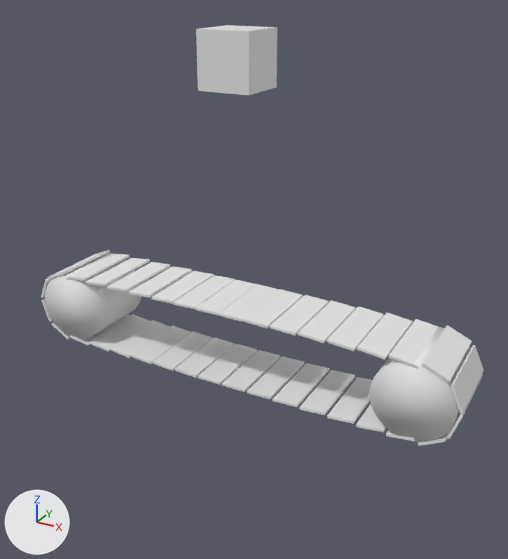
An edit to the glTF model models/Conveyer belt.glb, drawn before and after from the same camera.
Rendered twice from a 50 mm lens placed at (8.26, -14.26, 8.78), pointed at (0.44, -0.04, 1.67). Arrows for +X, +Y and +Z are at lower left; the lights stay in place. The older version comes first. Where no turn or scale is listed for an object, it has been applied to the vertices.

The older version as bpy lines, for what is in view:
```python
me_cube_006 = bpy.data.meshes.new('Cube.006')
me_cube_006.from_pydata(...)  # 8 vertices, 12 faces; spans x -0.34..0.34, y -1.0..1.0, z -0.07..0.07
me_cylinder = bpy.data.meshes.new('Cylinder')
me_cylinder.from_pydata(...)  # a 32-sided cylinder along y spanning x -0.99..0.99, y -0.99..0.99, z -0.99..0.99
me_cylinder_001 = bpy.data.meshes.new('Cylinder.001')
me_cylinder_001.from_pydata(...)  # a 32-sided cylinder along y spanning x -0.99..0.99, y -0.99..0.99, z -0.99..0.99
ob_cube_005 = bpy.data.objects.new('Cube.005', me_cube_006)
ob_cube_005.location = (-3.94, 0.0, 0.99)
ob_cylinder = bpy.data.objects.new('Cylinder', me_cylinder)
ob_cylinder.location = (4.95, 0.0, 0.0)
ob_cylinder_001 = bpy.data.objects.new('Cylinder.001', me_cylinder_001)
ob_cylinder_001.location = (-4.95, 0.0, 0.0)
# also in view: 'Cube.032' at (2.47, 0.0, 0.99); 'Cube.022' at (3.31, 0.0, -0.99); 'Cube' at (-0.37, 0.0, 1.0); 'Cube.004' at (-3.2, 0.0, 0.99); 'Cube.016' at (-1.1, 0.0, -1.0)
```
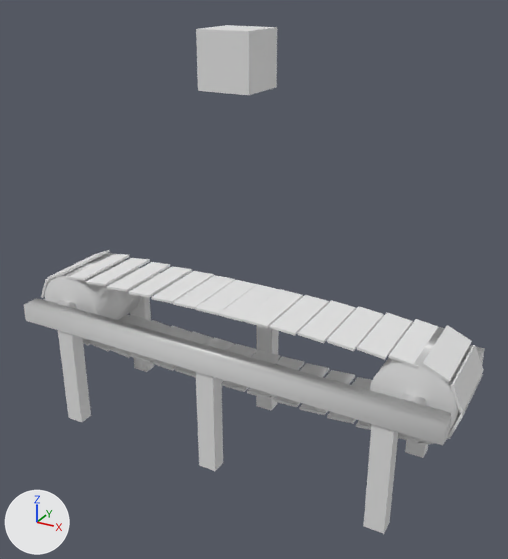
Location of each change, (x1, y1, x2, y2) in pixels of the pictures (508 x 559 px):
```json
{"object": "Cube.039", "change": "added", "after": [24, 253, 485, 534]}
{"object": "Cylinder", "change": "deleted", "before": [369, 327, 471, 442]}
{"object": "Cylinder.001", "change": "deleted", "before": [45, 253, 141, 340]}
{"object": "Cube.021", "change": "unchanged, covered by the edit", "before": [299, 370, 355, 415], "after": [299, 370, 355, 415]}
{"object": "Cube.020", "change": "unchanged, covered by the edit", "before": [273, 363, 329, 407], "after": [273, 363, 329, 407]}
```

Edits to the scene script, one JSON object a line:
```json
{"op": "add", "block": "me_cube_043", "code": ["me_cube_043 = bpy.data.meshes.new('Cube.043')", "me_cube_043.from_pydata(...)  # 224 vertices, 392 faces; spans x -1.39..10.49, y -3.4..0.26, z -1.5..2.64"]}
{"op": "remove", "block": "ob_cylinder", "code": ["ob_cylinder = bpy.data.objects.new('Cylinder', me_cylinder)", "ob_cylinder.location = (4.95, 0.0, 0.0)"]}
{"op": "remove", "block": "ob_cylinder_001", "code": ["ob_cylinder_001 = bpy.data.objects.new('Cylinder.001', me_cylinder_001)", "ob_cylinder_001.location = (-4.95, 0.0, 0.0)"]}
{"op": "add", "block": "ob_cube_039", "code": ["ob_cube_039 = bpy.data.objects.new('Cube.039', me_cube_043)", "ob_cube_039.location = (-4.55, 1.57, -1.65)"]}
```
